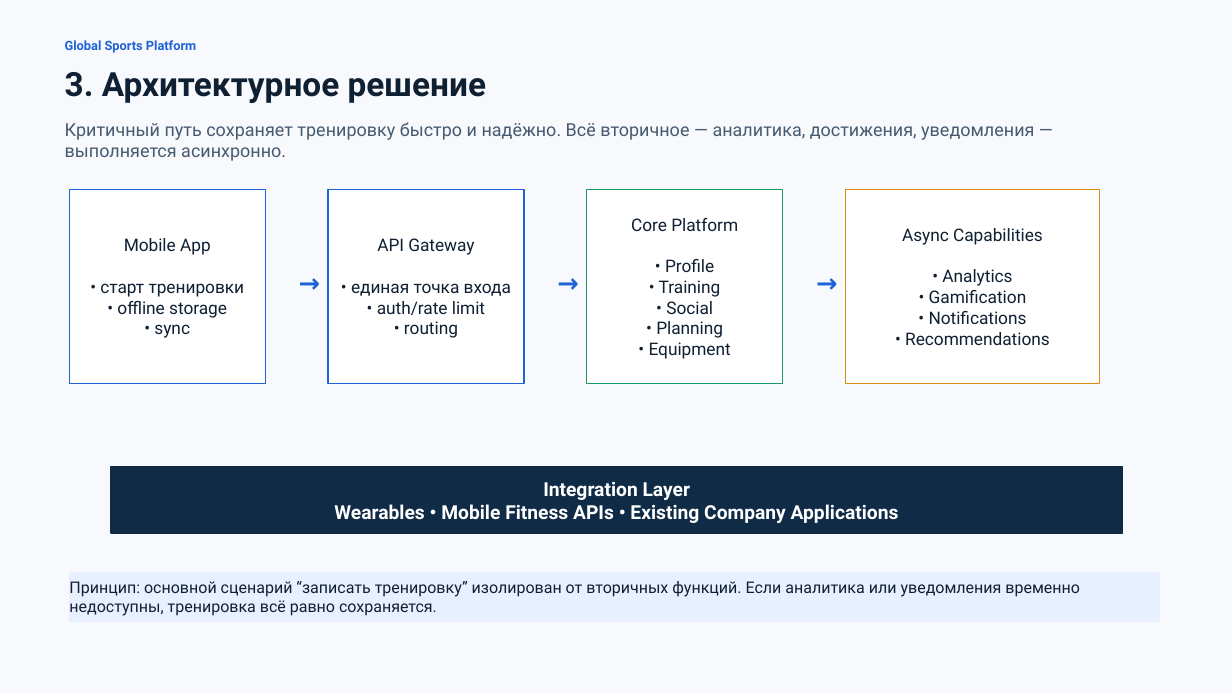
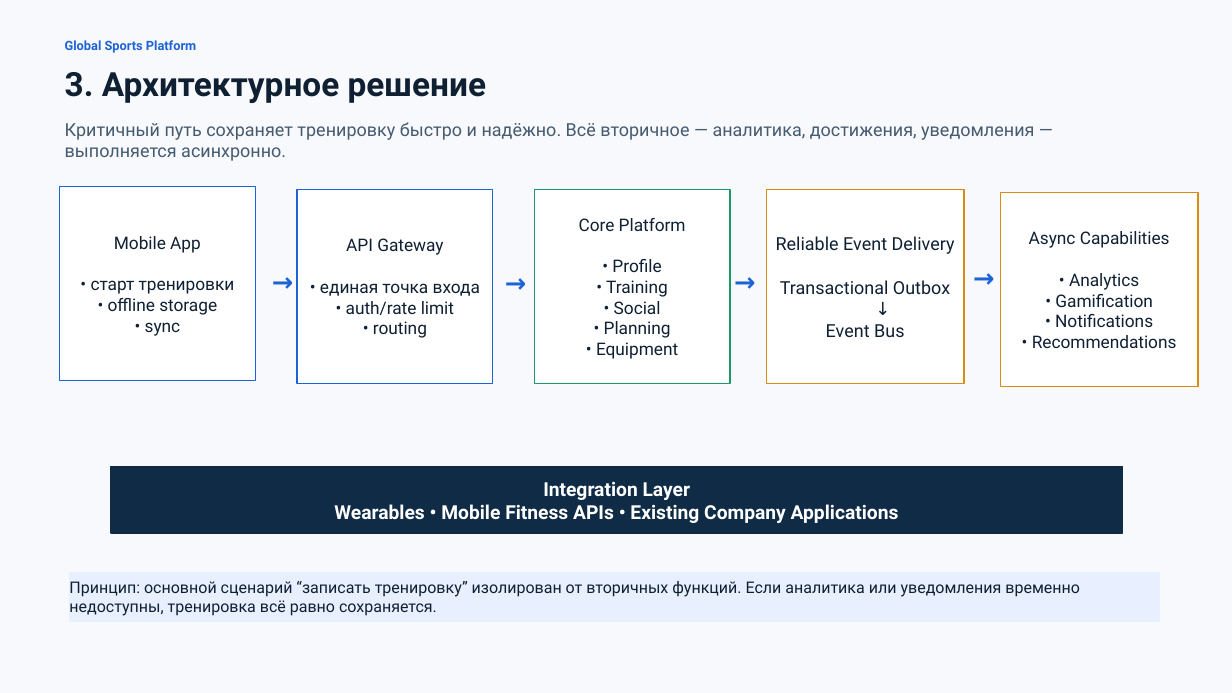
Before and after one commit to vl-anufriev/global-sports-platform-architecture, a slide deck: slide 4 of presentation/global-sports-platform-architecture.pptx. Drawn at 1232x693 pixels with LibreOffice and Linux fonts; fonts in the diff are those of the drawing. Boxes give left, top, right and bottom in pixels: in the first picture for what was removed or moved away, otherwise in the second. Text is boxed around its words. In the diff, an @@ line names an element or a change of style, - is before the commit and + after.

```diff
--- a/presentation/global-sports-platform-architecture.pptx
+++ b/presentation/global-sports-platform-architecture.pptx
@@ rectangle "Mobile App": place and size @@
-rectangle "Mobile App" at box(69, 189, 265, 384)
+rectangle "Mobile App" at box(59, 187, 255, 381)
@@ rectangle "API Gateway": place and size @@
-rectangle "API Gateway" at box(328, 189, 524, 384)
+rectangle "API Gateway" at box(297, 189, 493, 384)
@@ rectangle "Core Platform": place and size @@
-rectangle "Core Platform" at box(587, 189, 783, 384)
+rectangle "Core Platform" at box(534, 189, 730, 384)
@@ rectangle added at box(766, 189, 964, 384), fill #FFFFFF, outline #D98C10 1 pt, 14 pt, text #102033 @@
+Reliable Event Delivery
+Transactional Outbox
+↓
+Event Bus
@@ rectangle "Async Capabilities": place and size @@
-rectangle "Async Capabilities" at box(846, 189, 1100, 384)
+rectangle "Async Capabilities" at box(1001, 193, 1199, 387)
@@ text "→": place and size @@
-text "→" at box(291, 266, 328, 299)
+text "→" at box(264, 265, 301, 298)
@@ text "→": place and size @@
-text "→" at box(550, 266, 587, 299)
+text "→" at box(497, 266, 534, 299)
@@ text "→": place and size @@
-text "→" at box(809, 266, 846, 299)
+text "→" at box(728, 265, 762, 298)
@@ text added at box(964, 258, 996, 290), 20 pt, text #1E63D6, bold @@
+→
```
Also in this commit, not shown: 1 other slide changed.
